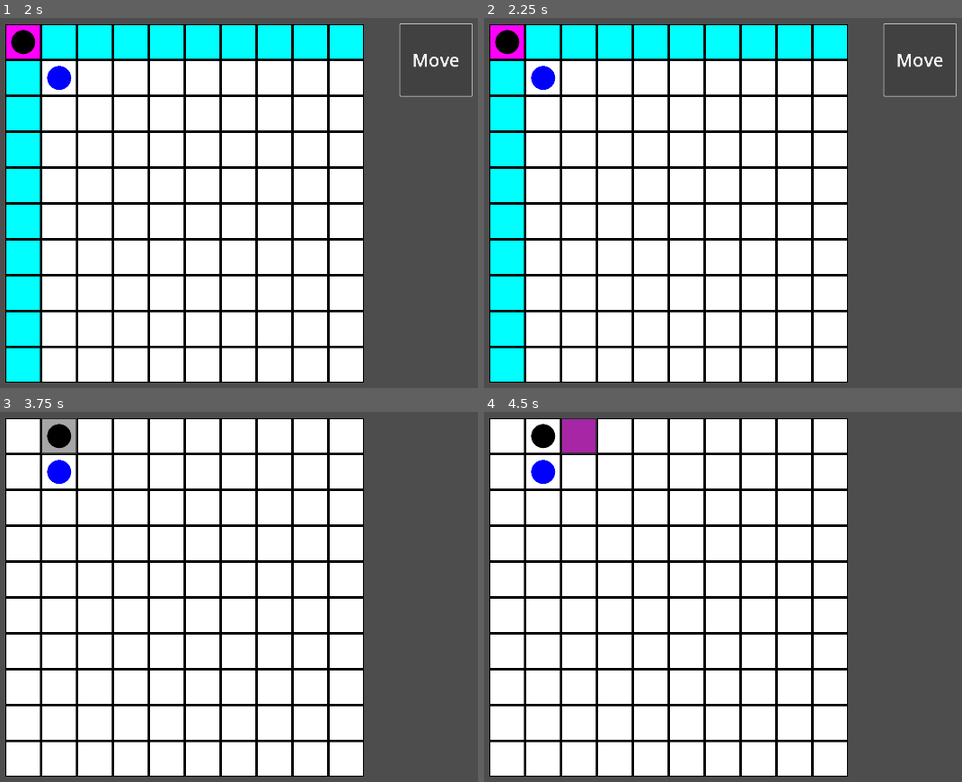
Above: before the commit, frames 1-4 (two rows, left to right).
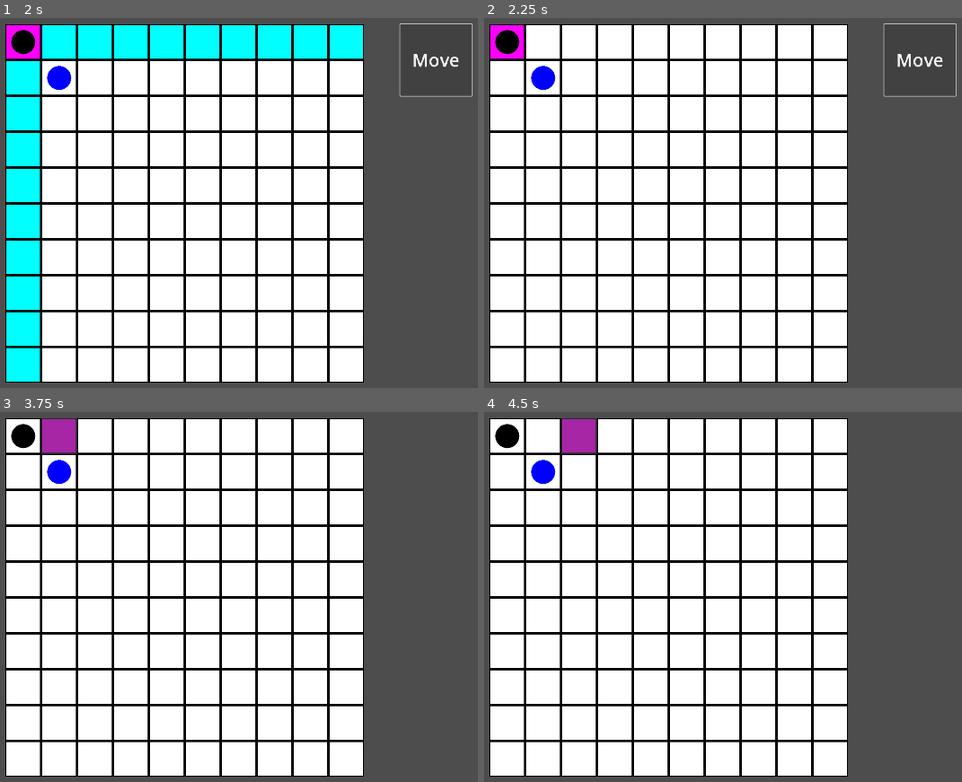
Above: after the commit, the same moments.

Repository: dlee4901/grid-game
Game: Godot game, scene res://scenes/main.tscn
Same seed, same stepped clock (60 frames per second), same inputs: the game is played once before the commit and once after it.
Inputs (mouse positions are in pixels of both pictures, inside the frame that each line leads up to):
- Up to frame 1 (2 s): tap Enter at 0.5 s; move the mouse to (23, 43) at 0.52 s; tap W (key_w) at 0.6 s; click (23, 43) at 0.67 s; click "Move" at 1.25 s
- Up to frame 2 (2.25 s): click "Move" at 2 s
- Up to frame 3 (3.75 s): click "Move" at 2.75 s; tap Space at 3.5 s; move the mouse to (57, 437) at 3.52 s; click (57, 437) at 3.6 s
- Up to frame 4 (4.5 s): tap Enter at 4.25 s; move the mouse to (579, 437) at 4.27 s; tap W (key_w) at 4.35 s; click (579, 437) at 4.42 s

Frame 1 is identical in both runs. In frame 2, 12% of the frame differs, in the area x 1-76%, y 1-99%; in frame 3, 0.9%; in frame 4, 0.5%.
Error after the commit: Invalid call. Nonexistent function 'get_traversable_positions' in base 'Node2D (Grid)'. (res://scripts/states/grid/selecting_traversal.gd:23)

Commit message:
add move as traversal child

Diff:
--- a/scenes/units/bishop.tscn
+++ b/scenes/units/bishop.tscn
@@ -2,7 +2,7 @@
 
 [ext_resource type="Script" path="res://scripts/unit.gd" id="1_44gua"]
 [ext_resource type="Texture2D" uid="uid://con6mwvwf5ewb" path="res://assets/circle-blue.png" id="2_rqooy"]
-[ext_resource type="Script" path="res://scripts/traversal.gd" id="3_fe8nf"]
+[ext_resource type="Script" path="res://scripts/move.gd" id="3_1lm8u"]
 
 [node name="Bishop" type="Node2D"]
 script = ExtResource("1_44gua")
@@ -14,11 +14,7 @@
 texture = ExtResource("2_rqooy")
 
 [node name="Move" type="Node" parent="."]
-script = ExtResource("3_fe8nf")
+script = ExtResource("3_1lm8u")
 direction = 3
 distance = -1
-
-[node name="Move2" type="Node" parent="."]
-script = ExtResource("3_fe8nf")
-direction = 4
-distance = -1
+title = "Move"
--- a/scenes/units/rook.tscn
+++ b/scenes/units/rook.tscn
@@ -2,7 +2,7 @@
 
 [ext_resource type="Script" path="res://scripts/unit.gd" id="1_tm2vb"]
 [ext_resource type="Texture2D" uid="uid://cqxvni8jup7gw" path="res://assets/circle-black.png" id="2_84dy2"]
-[ext_resource type="Script" path="res://scripts/traversal.gd" id="3_bbfhu"]
+[ext_resource type="Script" path="res://scripts/move.gd" id="3_pwvps"]
 
 [node name="Rook" type="Node2D"]
 script = ExtResource("1_tm2vb")
@@ -12,6 +12,7 @@
 texture = ExtResource("2_84dy2")
 
 [node name="Move" type="Node" parent="."]
-script = ExtResource("3_bbfhu")
+script = ExtResource("3_pwvps")
 direction = 4
 distance = -1
+title = "Move"
--- a/scripts/grid.gd
+++ b/scripts/grid.gd
@@ -17,7 +17,7 @@
 var terrain: Array[Terrain]
 
 var selected_position: Vector2i
-var traversable_positions: Array[Vector2i]
+var move_positions: Array[Vector2i]
 
 signal clear_selected
 
@@ -119,25 +119,24 @@
 func unflatten(i: int) -> Vector2i:
 	return Vector2i(i % max_x + 1, i / max_x + 1)
 
-func get_traversable_positions(position: Vector2i, traversal: Traversal) -> Array[Vector2i]:
-	var traversal_positions: Array[Vector2i]
+func get_move_positions(position: Vector2i, move: Move) -> Array[Vector2i]:
+	var move_positions: Array[Vector2i]
 	var unit = get_unit(position)
 	if not is_legal_position(position) or unit == null:
-		return traversal_positions
-	var absolute_directions = get_absolute_directions(get_unit(position), traversal)
+		return move_positions
+	var absolute_directions = get_absolute_directions(get_unit(position), move)
 	var xy_directions = get_xy_directions(absolute_directions)
-	var valid_positions: Array[Vector2i]
-	if traversal.direction == Traversal.Direction.step or traversal.direction == Traversal.Direction.stride:
-		valid_positions = get_valid_positions_step(position, xy_directions, traversal)
+	if move.direction == Traversal.Direction.step or move.direction == Traversal.Direction.stride:
+		move_positions = get_valid_moves_step(position, xy_directions, move)
 	else:
-		valid_positions = get_valid_positions(position, xy_directions, traversal)
-	set_tiles_traversable(valid_positions)
-	return valid_positions
-
-func get_valid_positions_step(initial_position: Vector2i, xy_directions: Array[Vector2i], traversal: Traversal) -> Array[Vector2i]:
+		move_positions = get_valid_moves(position, xy_directions, move)
+	set_tiles_traversable(move_positions)
+	return move_positions
+
+func get_valid_moves_step(initial_position: Vector2i, xy_directions: Array[Vector2i], move: Move) -> Array[Vector2i]:
 	var unique_positions = {initial_position: null}
 	var valid_positions: Array[Vector2i]
-	var distance = traversal.distance
+	var distance = move.distance
 	if distance == -1:
 		distance = max(max_x, max_y)
 	for i in distance+1:
@@ -150,10 +149,10 @@
 	valid_positions.erase(initial_position)
 	return valid_positions
 
-func get_valid_positions(initial_position: Vector2i, xy_directions: Array[Vector2i], traversal: Traversal) -> Array[Vector2i]:
+func get_valid_moves(initial_position: Vector2i, xy_directions: Array[Vector2i], move: Move) -> Array[Vector2i]:
 	var unique_positions = {}
 	var valid_positions: Array[Vector2i]
-	var distance = traversal.distance
+	var distance = move.distance
 	if distance == -1:
 		distance = max(max_x, max_y)
 	for i in distance:
--- /dev/null
+++ b/scripts/move.gd
@@ -0,0 +1,7 @@
+extends Traversal
+class_name Move
+
+@export var direction: Direction
+@export var distance: int
+@export var exact: bool
+@export var relative_facing: bool
--- a/scripts/states/grid/selecting_gui.gd
+++ b/scripts/states/grid/selecting_gui.gd
@@ -10,9 +10,9 @@
 	transition.emit(self.name, "SelectingUnit")
 
 func unit_selected():
-	print("Unitselected")
 	enter()
 
 func traversal_selected(traversal):
-	ref.traversable_positions = ref.get_traversable_positions(ref.selected_position, traversal)
-	transition.emit(self.name, "SelectingTraversal")
+	if traversal is Move:
+		ref.move_positions = ref.get_move_positions(ref.selected_position, traversal)
+		transition.emit(self.name, "SelectingTraversal")
--- a/scripts/states/state_machine.gd
+++ b/scripts/states/state_machine.gd
@@ -17,7 +17,7 @@
 		current_state.update(delta)
 
 func _on_state_transition(old: String, new: String):
-	print("state_transition - ", old, " : ", new)
+	print("state_transition: ", old, " -> ", new)
 	if old != current_state.name:
 		return
 	var new_state = states.get(new)
--- a/scripts/tile.gd
+++ b/scripts/tile.gd
@@ -17,7 +17,6 @@
 func _ready():
 	var scale_x = collision.shape.size.x/64
 	var scale_y = collision.shape.size.y/64
-	print(scale_x)
 	sprite.scale = Vector2(scale_x, scale_y)
 	grid.clear_selected.connect(_on_clear_selected)
 
--- a/scripts/traversal.gd
+++ b/scripts/traversal.gd
@@ -1,18 +1,8 @@
 extends Node
 class_name Traversal
 
-enum Type {move, select}
 enum Direction {step, stride, line, diagonal, straight, horizontal, vertical, N, NE, E, SE, S, SW, W, NW}
 
-@export var type: Type
 @export var title: String
-@export var direction: Direction
-@export var distance: int
-@export var exact: bool
-@export var relative_facing: bool
 
 @export var traversal_chain: Traversal
-
-#func _ready():
-	#if type == Type.move:
-		#title = "move"
